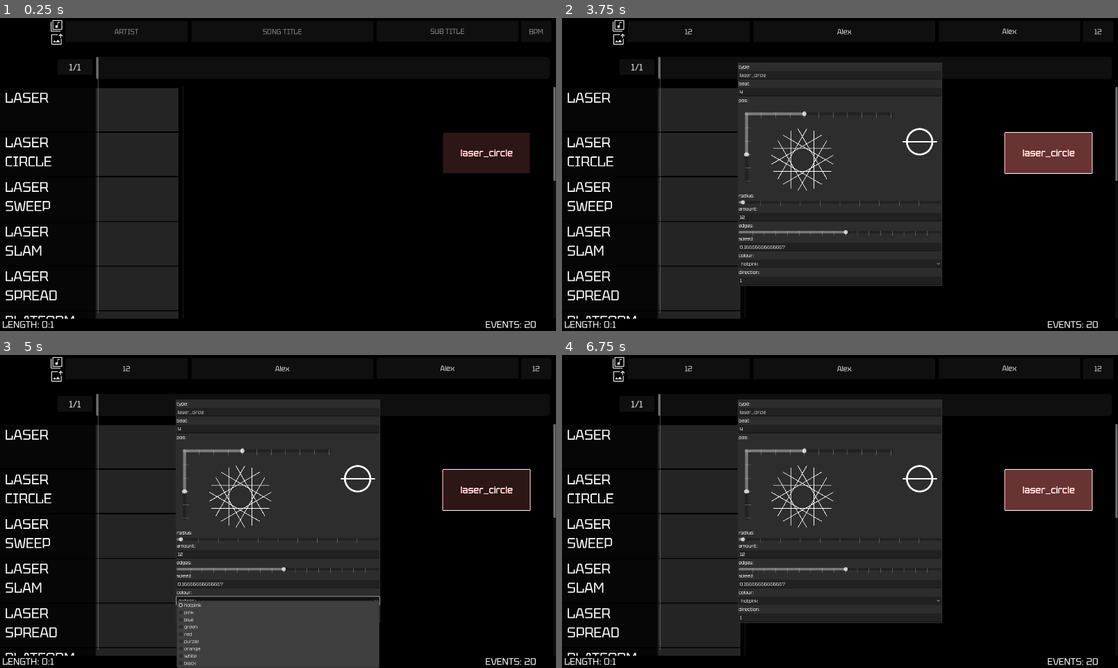
Above: before the commit, frames 1-4 (two rows, left to right).
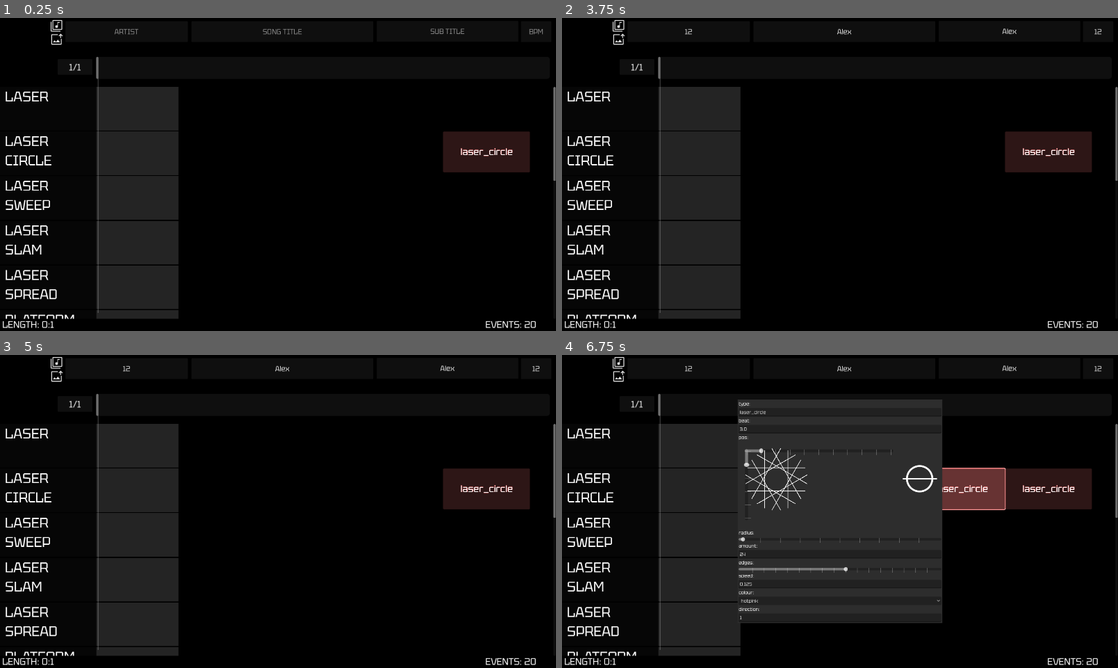
Above: after the commit, the same moments.

Repository: FireEntity1/beat-jumper
Game: Godot game, scene res://scenes/editor.tscn
Two runs of this game, one before a commit and one after it. Both use one fixed random seed, a clock stepped at 60 frames per second and the inputs below. This scene is started directly instead of the project's main scene. Sound files missing from this copy of the repository are replaced by a short silence.
Inputs (mouse positions are in pixels of both pictures, inside the frame that each line leads up to):
- Up to frame 1 (0.25 s): no input
- Up to frame 2 (3.75 s): click (845, 30) at 0.52 s; type "Alex" at 0.6 s; click (1006, 30) at 0.75 s; type "Alex" at 0.83 s; click (689, 30) at 0.98 s; type "12" at 1.07 s; click (1095, 30) at 1.27 s; type "12" at 1.35 s; click "laser_circle" at 2 s; click (617, 39) at 2.75 s; click "laser_circle" (after the commit: "platform_colour") at 3.5 s
- Up to frame 3 (5 s): click (278, 602) at 4.25 s, where only the run before the commit has a clickable "hotpink"
- Up to frame 4 (6.75 s): click (617, 361) at 5 s; tap Enter at 5.75 s; move the mouse to (962, 495) at 5.77 s; hold D (right) 5.78-6.5 s; tap Ctrl (dash) at 5.85 s; click (962, 495) at 5.92 s; tap Space (jump) at 6.02 s; click "laser_circle" at 6.5 s

The runs differ from the first frame. In frame 1, 2.0% of the frame differs, in the area x 1-96%, y 22-97%; in frame 2, 29%; in frame 3, 32%, in the area x 1-96%, y 14-100%; in frame 4, 6.2%.

Commit message:
feat: make new events

Diff:
--- a/components/track.tscn
+++ b/components/track.tscn
@@ -8,6 +8,7 @@
 anchor_right = 1.0
 offset_bottom = 150.0
 grow_horizontal = 2
+mouse_filter = 1
 color = Color(0.144063, 0.144063, 0.144063, 1)
 script = ExtResource("1_7bdol")
 
@@ -16,6 +17,7 @@
 offset_left = 330.0
 offset_right = 1921.0
 offset_bottom = 148.0
+mouse_filter = 1
 
 [node name="textbg" type="ColorRect" parent="."]
 layout_mode = 0
--- a/scenes/editor.tscn
+++ b/scenes/editor.tscn
@@ -11,6 +11,7 @@
 [node name="bg" type="ColorRect" parent="."]
 offset_right = 1926.0
 offset_bottom = 1087.0
+mouse_filter = 2
 color = Color(0, 0, 0, 1)
 
 [node name="title" type="LineEdit" parent="."]
@@ -74,10 +75,13 @@
 offset_top = 238.0
 offset_right = 1919.0
 offset_bottom = 1038.0
+size_flags_horizontal = 3
+size_flags_vertical = 3
 
 [node name="tracks" type="VBoxContainer" parent="scroll"]
 layout_mode = 2
 size_flags_horizontal = 3
+size_flags_vertical = 3
 
 [node name="song_length" type="Label" parent="."]
 offset_left = 8.0
@@ -102,6 +106,7 @@
 offset_top = 202.0
 offset_right = 1920.0
 offset_bottom = 242.0
+mouse_filter = 2
 
 [node name="cursor" type="ColorRect" parent="."]
 offset_left = 337.0
--- a/scripts/editor.gd
+++ b/scripts/editor.gd
@@ -4,6 +4,8 @@
 const EVENT = preload("res://components/editor_event.tscn")
 
 var last_beat = {}
+
+var editor_scale = 1.0
 
 var lines_layer
 
@@ -168,15 +170,19 @@
 ]
 
 func _ready() -> void:
+	$timeline.mouse_filter = Control.MOUSE_FILTER_IGNORE
+	$cursor.mouse_filter = Control.MOUSE_FILTER_IGNORE
+	$hor_scroll.mouse_filter = Control.MOUSE_FILTER_STOP
+
 	lines_layer = Control.new()
 	lines_layer.name = "lines_layer"
 	lines_layer.mouse_filter = Control.MOUSE_FILTER_IGNORE
-	$scroll/tracks.add_child(lines_layer)
 	$scroll/tracks.size_flags_horizontal = Control.SIZE_EXPAND_FILL
 	for event in global.defaults:
 		var track = TRACK.instantiate()
 		var name: String = global.defaults[event].type
 		track.name = name
+		track.gui_input.connect(_on_tracks_gui_input.bind(name))
 		last_beat[name] = 0.0
 		name = name.replace("_"," ")
 		track.change_name(name)
@@ -189,12 +195,21 @@
 		$scroll.scroll_horizontal = int(val)
 	)
 	onload()
+	$scroll/tracks.add_child(lines_layer)
 	add_lines(1.0,($song.stream.get_length() * bpm) / 60.0, lines_layer)
 
 func _process(delta: float) -> void:
 	cursor = $hor_scroll.value / EVENT_WIDTH
 
 func spawn_events():
+	for track in $scroll/tracks.get_children():
+		if track is Control and track.has_node("hbox"):
+			var hbox = track.get_node("hbox")
+			for child in hbox.get_children():
+				child.queue_free()
+	for key in last_beat.keys():
+		last_beat[key] = 0.0
+
 	var groups = group_events(temp_testing_map)
 	for key in groups:
 		var events = groups[key]
@@ -296,4 +311,25 @@
 	if eval_exp(new_text) != null:
 		for child in lines_layer.get_children():
 			child.queue_free()
-		add_lines(eval_exp(new_text),($song.stream.get_length() * bpm) / 60.0,lines_layer)
+		editor_scale = eval_exp(new_text)
+		add_lines(editor_scale,($song.stream.get_length() * bpm) / 60.0,lines_layer)
+
+func _on_tracks_gui_input(event: InputEvent, type: String)-> void:
+	if event is InputEventMouseButton and Input.is_mouse_button_pressed(MOUSE_BUTTON_LEFT):
+		print(event.position)
+		var clicked_beat = (event.position.x - EVENT_WIDTH) / EVENT_WIDTH
+		clicked_beat = snap(clicked_beat)
+		var data = new_event(type,clicked_beat)
+		temp_testing_map.append(data)
+		temp_testing_map.sort_custom(func(a,b):return a.beat < b.beat)
+		spawn_events()
+func pos_to_beat(pos):
+	pass
+
+func snap(value: float):
+	return floor((value/editor_scale)*editor_scale)
+
+func new_event(type, beat):
+	var event = global.defaults[type].duplicate(true)
+	event.beat = beat
+	return event
--- a/scripts/pos_picker.gd
+++ b/scripts/pos_picker.gd
@@ -73,7 +73,6 @@
 	temp.pivot_offset = temp.size/2
 	$circle_preview.add_child(temp)
 	circle_lasers.append(temp)
-	print("Spawned laser ", index, " for amount ", event_data.amount)
 
 func _on_update_timeout() -> void:
 	update_preview()
